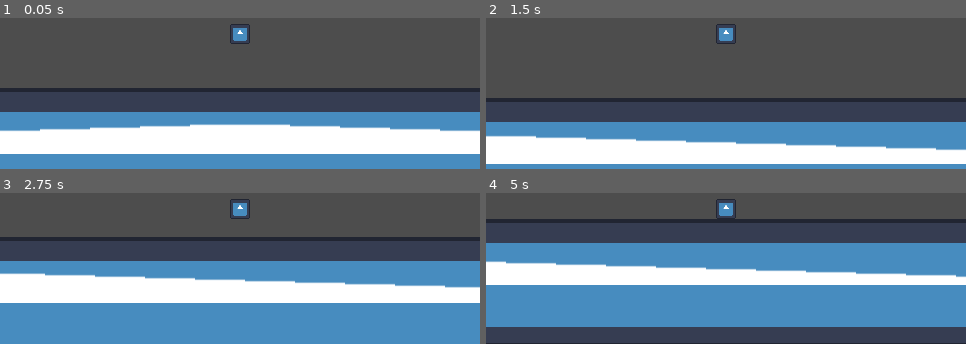
Above: before the commit, frames 1-4 (two rows, left to right).
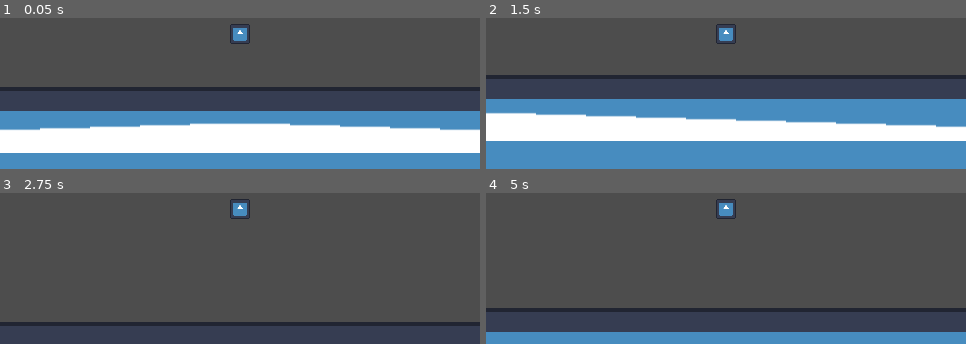
Above: after the commit, the same moments.

Repository: johnferrera29/mad_lab
Game: Godot game, scene res://scenes/main.tscn
Two runs of this game, one before a commit and one after it. Both use one fixed random seed, a clock stepped at 60 frames per second and the inputs below. The engine's default icon, where the game draws it, is replaced by a stand-in: a white triangle on a blue panel in a dark square.
Inputs:
- Up to frame 1 (0.05 s): no input
- Up to frame 2 (1.5 s): tap Enter at 0.5 s; hold D (move_right) from 0.53 s (still down); tap Space (jump) at 0.6, 0.77, 1.07, 1.35 s
- Up to frame 3 (2.75 s): tap Space (jump) at 1.52, 1.82, 2.1 s; release D (move_right) at 2.03 s; hold A (move_left) from 2.03 s (still down)
- Up to frame 4 (5 s): release A (move_left) at 2.78 s; hold D (move_right) 2.78-4.28 s; tap Space (jump) at 2.85, 3.02, 3.32, 3.6, 3.77, 4.07, 4.35, 4.52, 4.82 s; hold A (move_left) from 4.28 s (still down)

The runs differ from the first frame. In frame 1, 4.0% of the frame differs, in the area x 0-100%, y 45-91%; in frame 2, 44%; in frame 3, 58%; in frame 4, 66%, in the area x 0-100%, y 17-100%.

Commit message:
Refactor player jump for tighter controls

Diff:
--- a/scenes/characters/player/player.gd
+++ b/scenes/characters/player/player.gd
@@ -3,22 +3,31 @@
 
 
 @export_group("Movement")
-@export var movement_speed: float = 300.0
-@export var jump_force: float = 400.0
-## Jump buffering in seconds.
+@export var movement_speed: float
+
+@export_group("Jump")
+## Max jump height the player will reach in pixels.
+@export var jump_height: float
+## Time the player should take to reach the jump height in sceonds
+@export_range(0.0, 10.0, 0.1) var jump_time_to_peak: float
+## Time the player should take to reach the ground in seconds.
+@export_range(0.0, 10.0, 0.1) var jump_time_to_descent: float
+## Jump buffering in seconds. This allows more leeway for player jump inputs.
 @export_range(0.0, 1.0, 0.1) var jump_buffer: float = 0.1
 ## Max [member CharacterBody2D.velocity.y] the player can achieve while falling.
-@export var terminal_velocity: float = 500.0
-## Gravity multiplier applied when player is falling.
-@export var gravity_multiplier: float = 1.0
+@export var terminal_velocity: float
 
+# Jump related variables.
+# @tutorial: https://www.youtube.com/watch?v=IOe1aGY6hXA
+@onready var jump_force: float = (jump_height * 2.0) / jump_time_to_peak
+@onready var jump_gravity: float = (jump_height * 2.0) / (jump_time_to_peak ** 2)
+@onready var fall_gravity: float = (jump_height * 2.0) / (jump_time_to_descent ** 2)
 
-@onready var state_machine: StateMachine = $StateMachine as StateMachine
-@onready var player_idle_state: PlayerIdleState = $StateMachine/Idle as PlayerIdleState
-@onready var player_run_state: PlayerRunState = $StateMachine/Run as PlayerRunState
-@onready var player_air_state: PlayerAirState = $StateMachine/Air as PlayerAirState
-
-var gravity: float = ProjectSettings.get_setting("physics/2d/default_gravity")
+# Player states.
+@onready var state_machine := $StateMachine as StateMachine
+@onready var idle_state := $StateMachine/Idle as PlayerIdleState
+@onready var run_state := $StateMachine/Run as PlayerRunState
+@onready var air_state := $StateMachine/Air as PlayerAirState
 
 
 func _ready() -> void:
@@ -27,21 +36,21 @@
 
 func _connect_state_transitions() -> void:
 	# Save callables to variables for reuse.
-	var change_to_idle_state: Callable = state_machine.change_state.bind(player_idle_state)
-	var change_to_run_state: Callable = state_machine.change_state.bind(player_run_state)
-	var change_to_jump_state: Callable = state_machine.change_state.bind(player_air_state, { jump = true })
-	var change_to_fall_state: Callable = state_machine.change_state.bind(player_air_state)
+	var change_to_idle_state: Callable = state_machine.change_state.bind(idle_state)
+	var change_to_run_state: Callable = state_machine.change_state.bind(run_state)
+	var change_to_jump_state: Callable = state_machine.change_state.bind(air_state, { jump = true })
+	var change_to_fall_state: Callable = state_machine.change_state.bind(air_state)
 
 	# Connect player idle transition states.
-	player_idle_state.actor_fell.connect(change_to_fall_state)
-	player_idle_state.actor_jumped.connect(change_to_jump_state)
-	player_idle_state.actor_ran.connect(change_to_run_state)
+	idle_state.actor_fell.connect(change_to_fall_state)
+	idle_state.actor_jumped.connect(change_to_jump_state)
+	idle_state.actor_ran.connect(change_to_run_state)
 
 	# Connect player run transition states.
-	player_run_state.actor_idle.connect(change_to_idle_state)
-	player_run_state.actor_fell.connect(change_to_fall_state)
-	player_run_state.actor_jumped.connect(change_to_jump_state)
+	run_state.actor_idle.connect(change_to_idle_state)
+	run_state.actor_fell.connect(change_to_fall_state)
+	run_state.actor_jumped.connect(change_to_jump_state)
 
 	# Connect player air transition states.
-	player_air_state.actor_idle.connect(change_to_idle_state)
-	player_air_state.actor_ran.connect(change_to_run_state)
+	air_state.actor_idle.connect(change_to_idle_state)
+	air_state.actor_ran.connect(change_to_run_state)
--- a/scenes/characters/player/player.tscn
+++ b/scenes/characters/player/player.tscn
@@ -11,6 +11,10 @@
 
 [node name="Player" type="CharacterBody2D"]
 script = ExtResource("1_iwvof")
+movement_speed = 300.0
+jump_height = 100.0
+jump_time_to_peak = 0.5
+jump_time_to_descent = 0.3
 
 [node name="Sprite2D" type="Sprite2D" parent="."]
 position = Vector2(-1.90735e-06, -1.90735e-06)
--- a/scenes/characters/player/states/player_air_state.gd
+++ b/scenes/characters/player/states/player_air_state.gd
@@ -29,7 +29,7 @@
 		decelerate(actor.movement_speed)
 
 	if not actor.is_on_floor():
-		apply_gravity(delta, actor.gravity, actor.gravity_multiplier, actor.terminal_velocity)
+		apply_gravity(delta, get_gravity(), actor.terminal_velocity)
 	else:
 		check_for_buffered_jump(delta, actor.jump_force)
 
@@ -44,16 +44,17 @@
 
 
 ## Adds gravity to actor while falling.
-func apply_gravity(delta: float, gravity: float, gravity_multiplier: float, terminal_velocity: float) -> void:
-	# Apply gravity multiplier once jump force has reached 0. Prevents sticky jump.
-	if actor.velocity.y > 0:
-		actor.velocity.y += gravity * gravity_multiplier * delta
-	else:
-		actor.velocity.y += gravity * delta
+# Limit fall speed by specifying terminal velocity.
+func apply_gravity(delta: float, gravity: float, terminal_velocity: float) -> void:
+	actor.velocity.y += gravity * delta
 
-	# Limit fall speed by specifying terminal velocity.
-	if actor.velocity.y > terminal_velocity:
+	if terminal_velocity > 0.0 and actor.velocity.y > terminal_velocity:
 		actor.velocity.y = terminal_velocity
+
+
+## Gets either the jump_gravity or fall_gravity depending on actor's velocity.y
+func get_gravity() -> float:
+	return actor.jump_gravity if actor.velocity.y < 0.0 else actor.fall_gravity
 
 
 ## Add an upwards force to the actor.
@@ -66,7 +67,7 @@
 	_jump_timer -= delta
 
 	if _jump_timer > 0.0:
-		# print("BUFFER JUMP")
+		print("BUFFER JUMP")
 		_jump_timer = 0.0
 		jump(force)
 		return true
--- a/scenes/world/levels/level_01.tscn
+++ b/scenes/world/levels/level_01.tscn
@@ -10,7 +10,6 @@
 
 [node name="Player" parent="." instance=ExtResource("1_um13x")]
 position = Vector2(240, 181)
-gravity_multiplier = 2.0
 
 [node name="TemporaryGround" type="StaticBody2D" parent="."]
 position = Vector2(240, 300)
